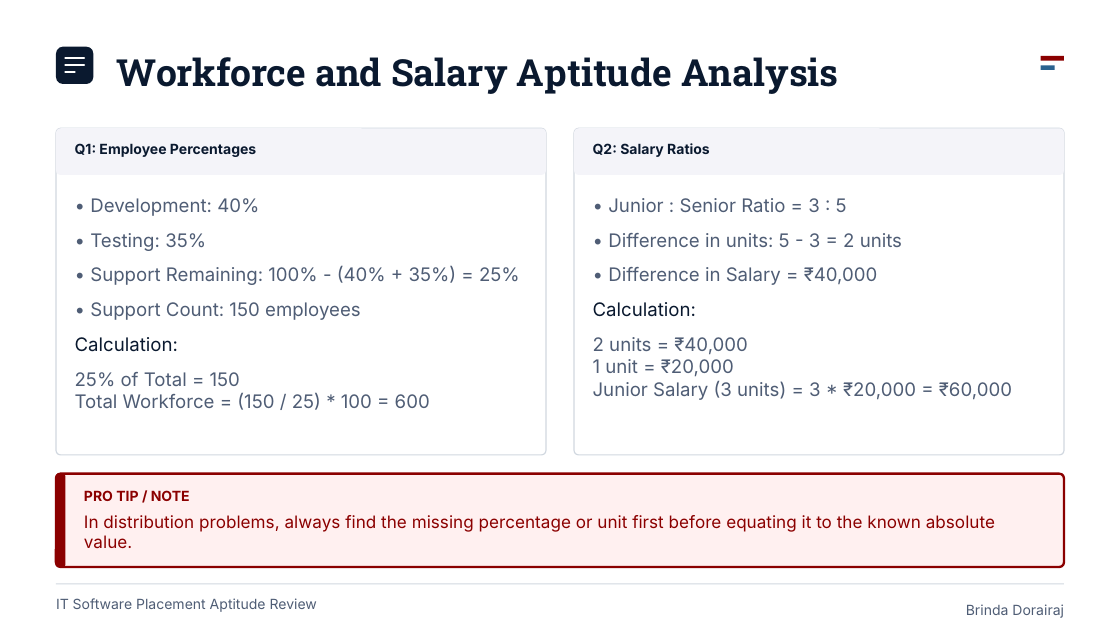
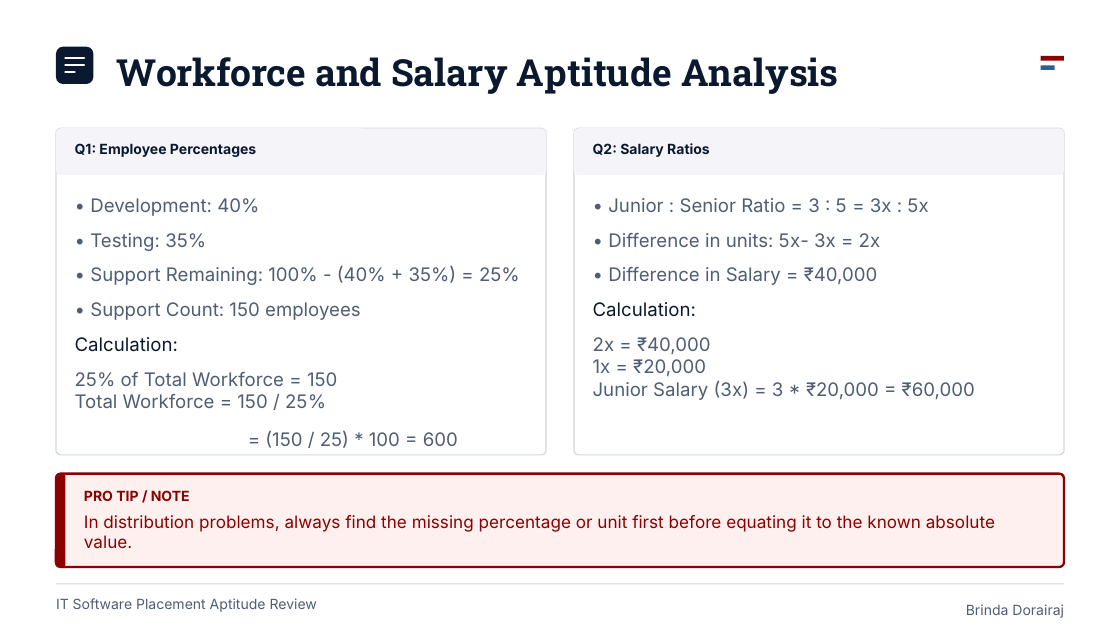
Before and after one commit to brinda-25/workshop, a slide deck: slide 2 of Day1/aptitude/aptitude_quiz.pptx. Drawn at 1120x630 pixels with LibreOffice and Linux fonts; fonts in the diff are those of the drawing. Boxes give left, top, right and bottom in pixels: in the first picture for what was removed or moved away, otherwise in the second. Text is boxed around its words. In the diff, an @@ line names an element or a change of style, - is before the commit and + after.

```diff
--- a/Day1/aptitude/aptitude_quiz.pptx
+++ b/Day1/aptitude/aptitude_quiz.pptx
@@ text at bbox=[608, 198, 928, 247]: text changed @@
-• Junior : Senior Ratio = 3 : 5
-• Difference in units: 5 - 3 = 2 units
+• Junior : Senior Ratio = 3 : 5 = 3x : 5x
+• Difference in units: 5x- 3x = 2x
@@ text at bbox=[593, 337, 975, 400]: text changed @@
-2 units = ₹40,000
-1 unit = ₹20,000
-Junior Salary (3 units) = 3 * ₹20,000 = ₹60,000
+2x = ₹40,000
+1x = ₹20,000
+Junior Salary (3x) = 3 * ₹20,000 = ₹60,000
@@ text at bbox=[75, 372, 458, 448]: text changed @@
-25% of Total = 150
-Total Workforce = (150 / 25) * 100 = 600
+25% of Total Workforce = 150
+Total Workforce = 150 / 25%
+= (150 / 25) * 100 = 600
```
Also in this commit, not shown: 4 other slides changed, 2 other files.
